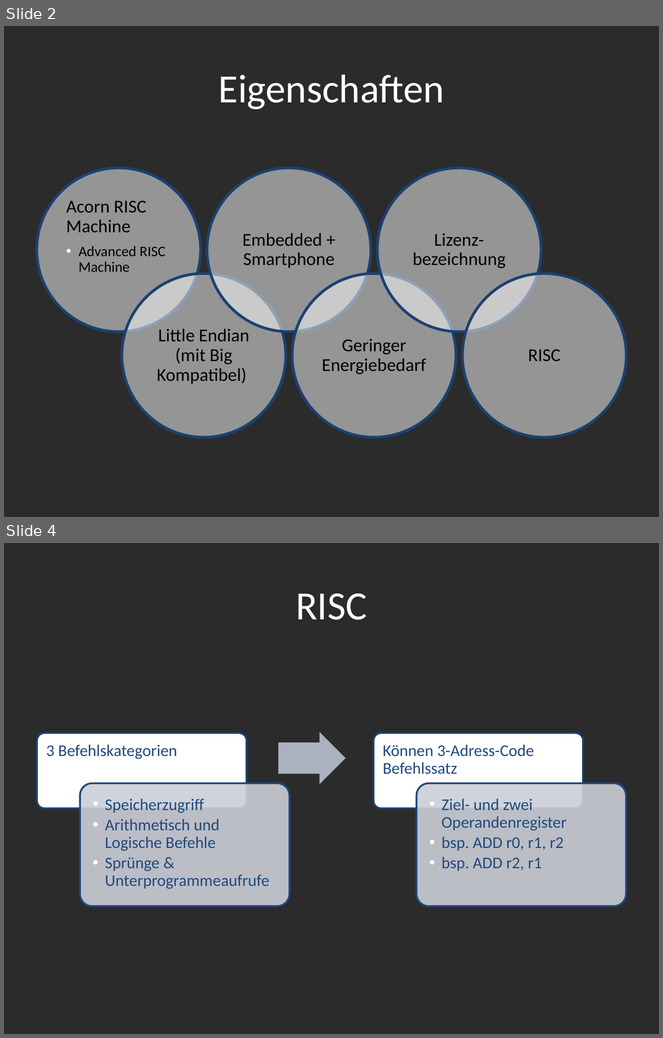
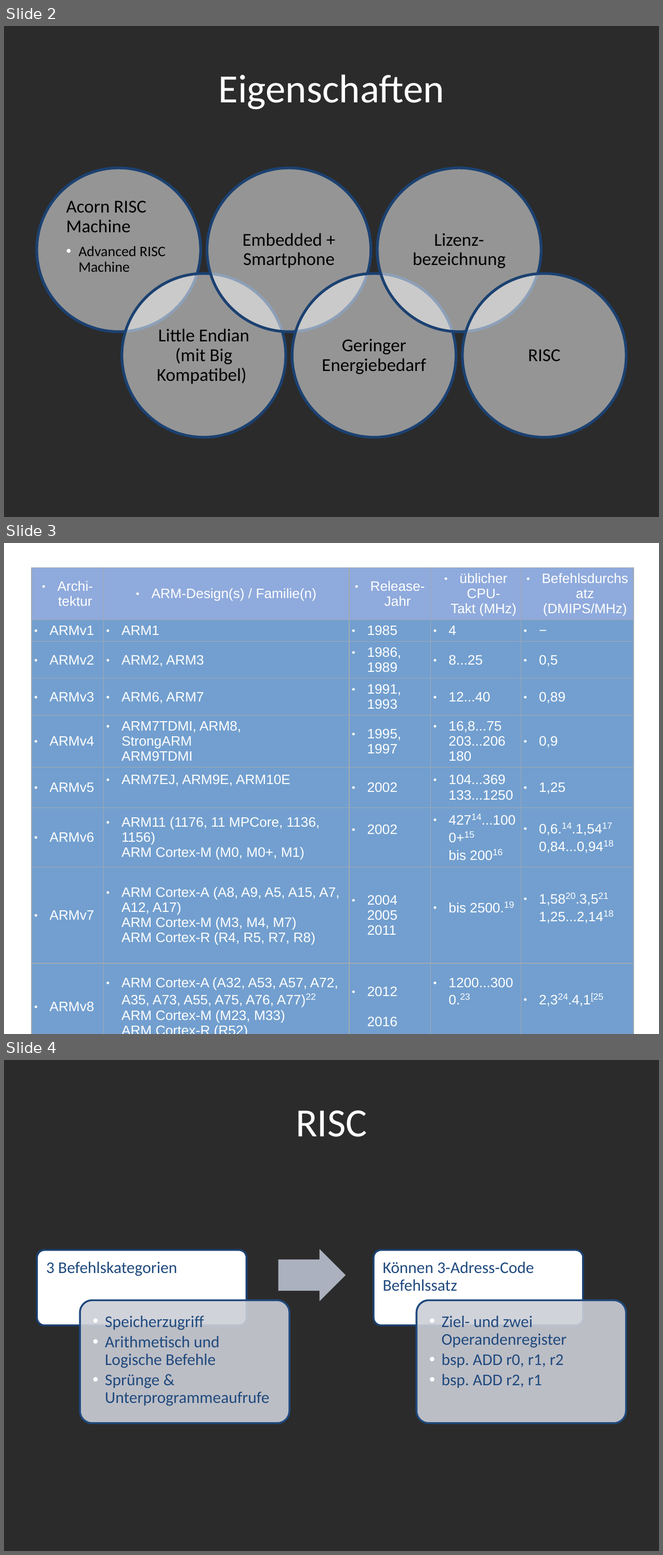
Before and after one commit to sewpalu/Compendia, a slide deck: doc/ARM-Prozessoren.odp. Shown one above the other, each under a label of ours: slides 2 and 4 before the commit, slides 2, 3 and 4 after it; the slides between them are not shown. The pictures are 663x1038 and 663x1555 pixels, drawn with LibreOffice and Linux fonts; fonts in the diff are those of the drawing; background and template pictures are left out; a plain dark background stands for a picture behind light text. Boxes give left, top, right and bottom in pixels: in the first picture for what was removed or moved away, otherwise in the second. Text is boxed around its words. In the diff, an @@ line names an element or a change of style, - is before the commit and + after.

Commit message:
Präsentation

```diff
--- a/doc/ARM-Prozessoren.odp
+++ b/doc/ARM-Prozessoren.odp
@@ slide 3 added at [4, 543, 659, 1034], background picture (left out) @@
@@ table added at [32, 568, 634, 1031], 9 rows, 5 columns @@
+Archi- tektur | ARM-Design(s) / Familie(n) | Release- Jahr | üblicher CPU- Takt (MHz) | Befehlsdurchsatz (DMIPS/MHz)
+ARMv1 | ARM1 | 1985 | 4 | −
+ARMv2 | ARM2, ARM3 | 1986, 1989 | 8...25 | 0,5
+ARMv3 | ARM6, ARM7 | 1991, 1993 | 12...40 | 0,89
+ARMv4 | ARM7TDMI, ARM8, StrongARM ARM9TDMI | 1995, 1997 | 16,8...75 203...206 180 | 0,9
+ARMv5 | ARM7EJ, ARM9E, ARM10E | 2002 | 104...369 133...1250 | 1,25
+ARMv6 | ARM11 (1176, 11 MPCore, 1136, 1156) ARM Cortex-M (M0, M0+, M1) | 2002 | 42714...1000+15 bis 20016 | 0,6.14.1,5417 0,84...0,9418
+ARMv7 | ARM Cortex-A (A8, A9, A5, A15, A7, A12, A17) ARM Cortex-M (M3, M4, M7) ARM Cortex-R (R4, R5, R7, R8) | 2004 2005 2011 | bis 2500.19 | 1,5820.3,521 1,25...2,1418
+ARMv8 | ARM Cortex-A (A32, A53, A57, A72, A35, A73, A55, A75, A76, A77)22 ARM Cortex-M (M23, M33) ARM Cortex-R (R52) | 2012 2016 | 1200...3000.23 | 2,324.4,1[25
```
Also in this commit, not shown: 3 other slides added, 1 slide removed.
